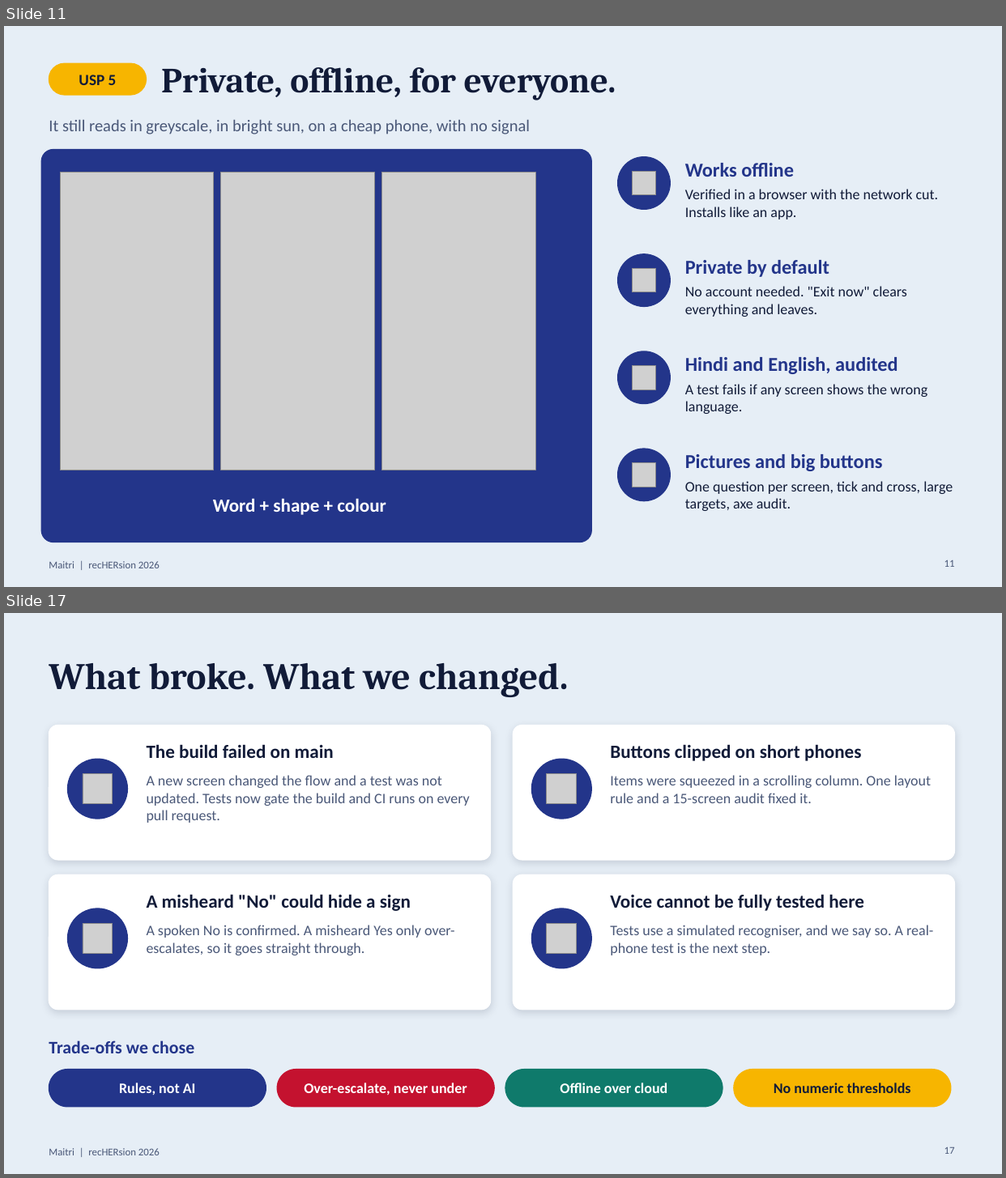
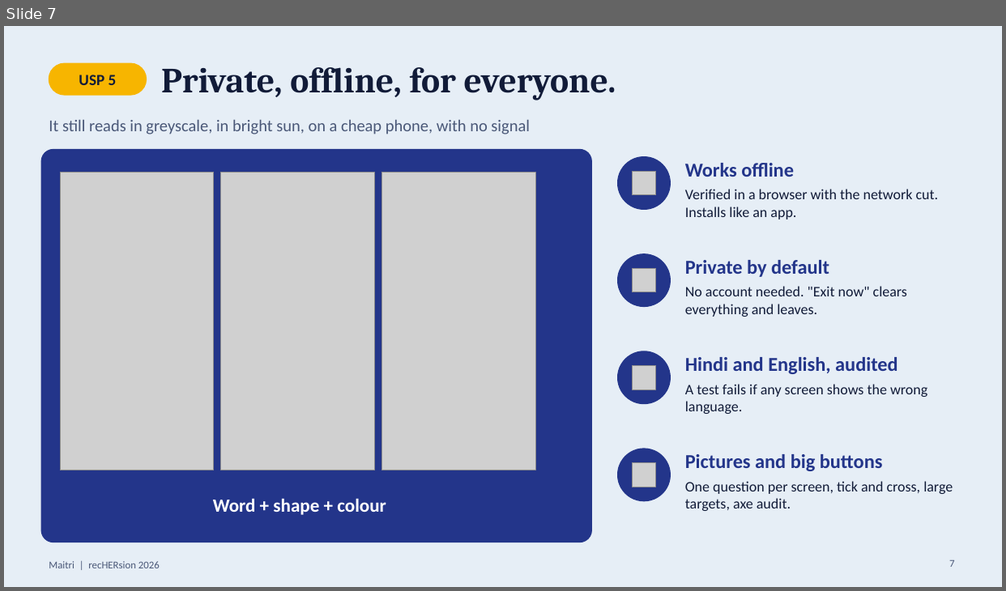
Before and after one commit to aafreenzy/maitri, a slide deck: docs/Maitri-recHERsion-2026-final.pptx. Shown one above the other, each under a label of ours: slides 11 and 17 before the commit, slide 7 after it; the slides between them are not shown. The pictures are 1006x1178 and 1006x591 pixels, drawn with LibreOffice and Linux fonts; fonts in the diff are those of the drawing; grey boxes stand for pictures. Boxes give left, top, right and bottom in pixels: in the first picture for what was removed or moved away, otherwise in the second. Text is boxed around its words. In the diff, an @@ line names an element or a change of style, - is before the commit and + after.

```diff
--- a/docs/Maitri-recHERsion-2026-final.pptx
+++ b/docs/Maitri-recHERsion-2026-final.pptx
@@ slide 17 removed at [4,613,1002,1174], background #E6EEF6; not listed: 1 template element that a slide beside it also shows @@
@@ text removed at [49,663,568,697] @@
-What broke. What we changed.
@@ rounded rectangle removed at [49,726,491,860] @@
@@ rounded rectangle removed at [513,726,955,860] @@
@@ text removed at [147,744,334,758] @@
-The build failed on main
@@ text removed at [610,744,861,761] @@
-Buttons clipped on short phones
@@ ellipse removed at [68,759,127,819] @@
@@ picture removed at [83,774,113,804] @@
@@ text removed at [147,775,470,823] @@
-A new screen changed the flow and a test was not updated. Tests now gate the build and CI runs on every pull request.
@@ ellipse removed at [532,759,592,819] @@
@@ picture removed at [547,774,577,804] @@
@@ text removed at [610,775,931,803] @@
-Items were squeezed in a scrolling column. One layout rule and a 15-screen audit fixed it.
@@ rounded rectangle removed at [49,875,491,1010] @@
@@ rounded rectangle removed at [513,875,955,1010] @@
@@ text removed at [147,894,411,911] @@
-A misheard "No" could hide a sign
@@ text removed at [610,894,864,911] @@
-Voice cannot be fully tested here
@@ ellipse removed at [68,909,127,969] @@
@@ picture removed at [83,924,113,954] @@
@@ text removed at [147,925,455,956] @@
-A spoken No is confirmed. A misheard Yes only over-escalates, so it goes straight through.
@@ ellipse removed at [532,909,592,969] @@
@@ picture removed at [547,924,577,954] @@
@@ text removed at [610,925,933,956] @@
-Tests use a simulated recogniser, and we say so. A real-phone test is the next step.
@@ text removed at [49,1041,194,1054] @@
-Trade-offs we chose
@@ rounded rectangle removed at [49,1070,266,1107] @@
@@ rounded rectangle removed at [277,1070,494,1107] @@
@@ rounded rectangle removed at [505,1070,722,1107] @@
@@ rounded rectangle removed at [734,1070,951,1107] @@
@@ text removed at [119,1083,196,1095] @@
-Rules, not AI
@@ text removed at [304,1083,467,1096] @@
-Over-escalate, never under
@@ text removed at [560,1083,667,1093] @@
-Offline over cloud
@@ text removed at [774,1083,911,1093] @@
-No numeric thresholds
@@ page number removed at [944,1148,955,1154] @@
-17
@@ what was slide 11 is now slide 7 @@
@@ page number at [949,561,954,567]: text changed @@
-11
+7
```
Also in this commit, not shown: 7 slides changed, 8 other slides removed, 4 other files.
